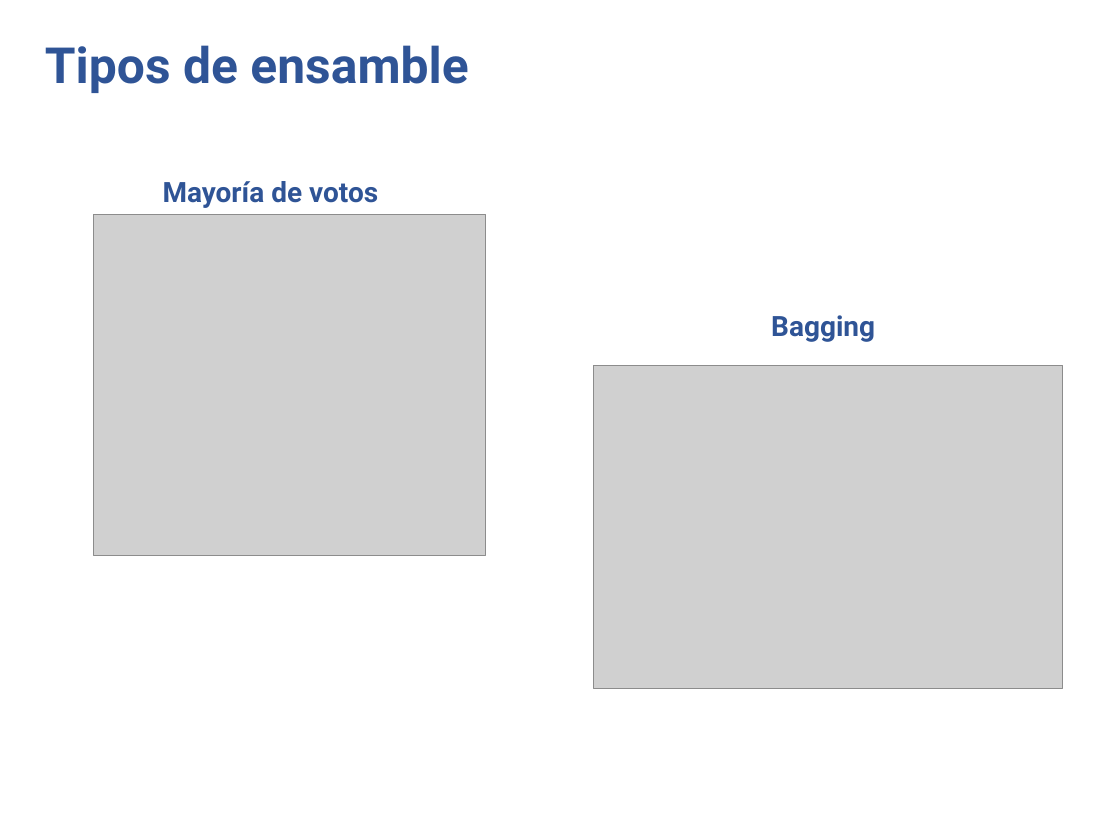
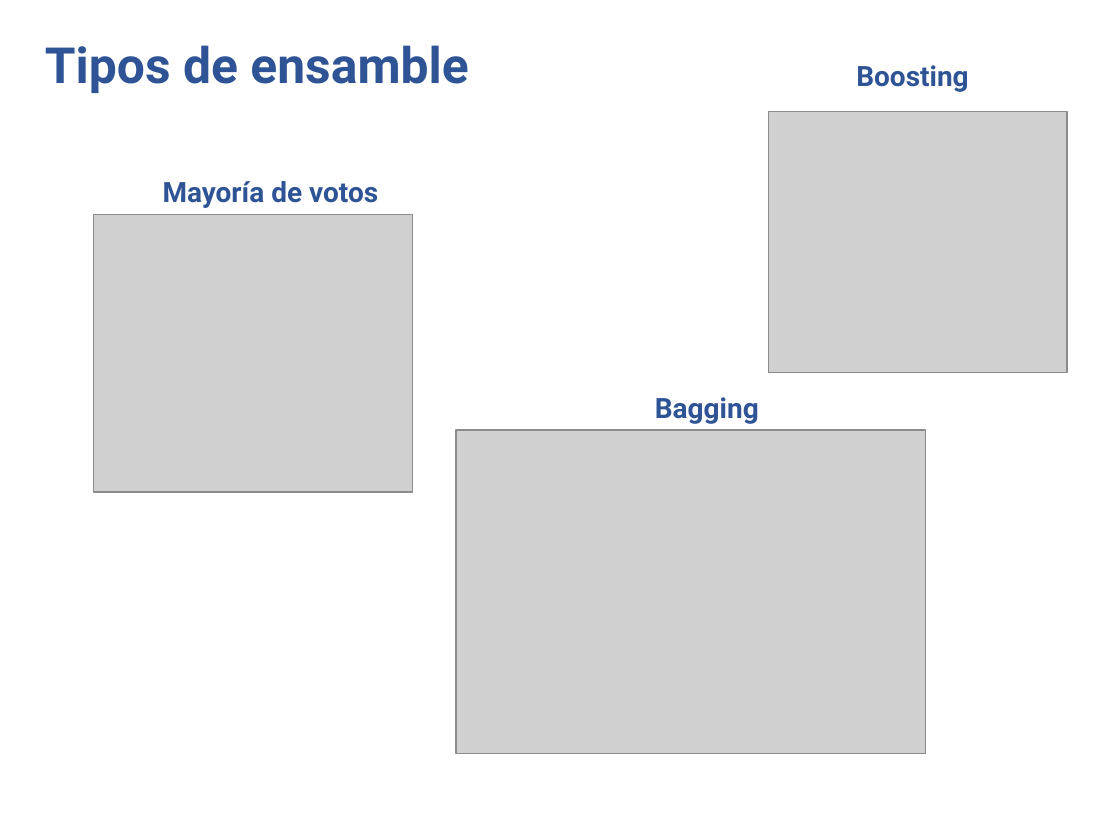
Before and after one commit to anvelezec/Embedings, a slide deck: slide 4 of MetodosEnsamble.pptx. Drawn at 1120x840 pixels with LibreOffice and Linux fonts; fonts in the diff are those of the drawing; grey boxes stand for pictures; background and template pictures are left out. Boxes give left, top, right and bottom in pixels: in the first picture for what was removed or moved away, otherwise in the second. Text is boxed around its words. In the diff, an @@ line names an element or a change of style, - is before the commit and + after.

Commit message:
Boosting

```diff
--- a/MetodosEnsamble.pptx
+++ b/MetodosEnsamble.pptx
@@ text added at [856,65,968,92], 18 pt, text #2F5496, bold @@
+Boosting
@@ picture added at [768,111,1067,373] @@
@@ picture: place and size @@
-picture at [93,214,486,556]
+picture at [93,214,413,492]
@@ text "Bagging": place and size @@
-text "Bagging" at [771,315,875,342]
+text "Bagging" at [655,397,759,424]
@@ picture: place and size @@
-picture at [594,365,1063,688]
+picture at [456,430,925,753]
```
Also in this commit, not shown: 1 other slide changed, 8 slides added, 1 other file.
